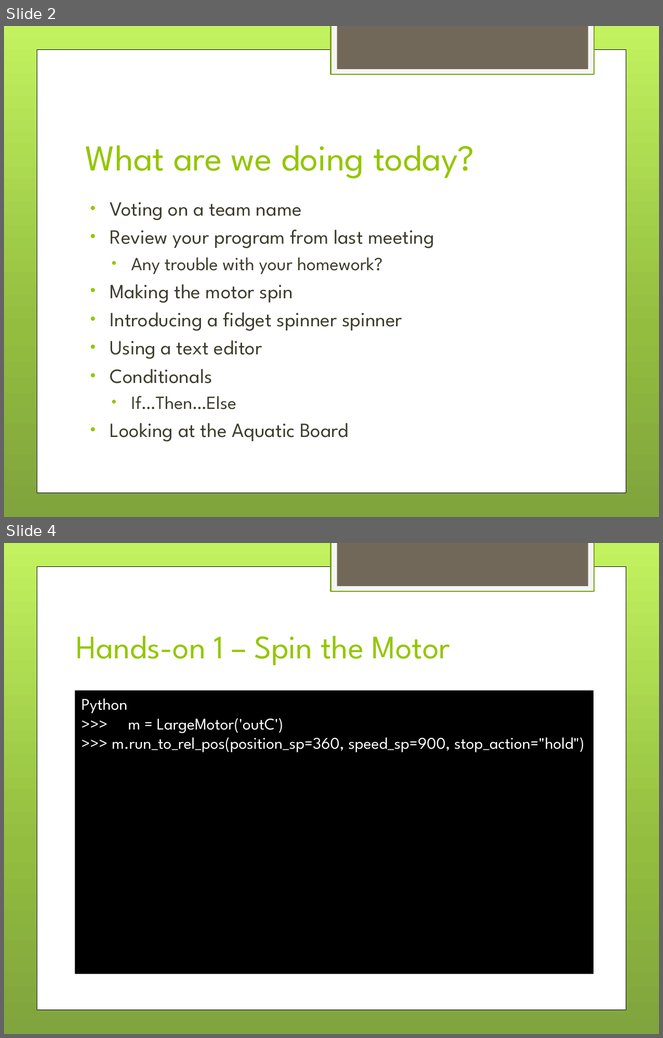
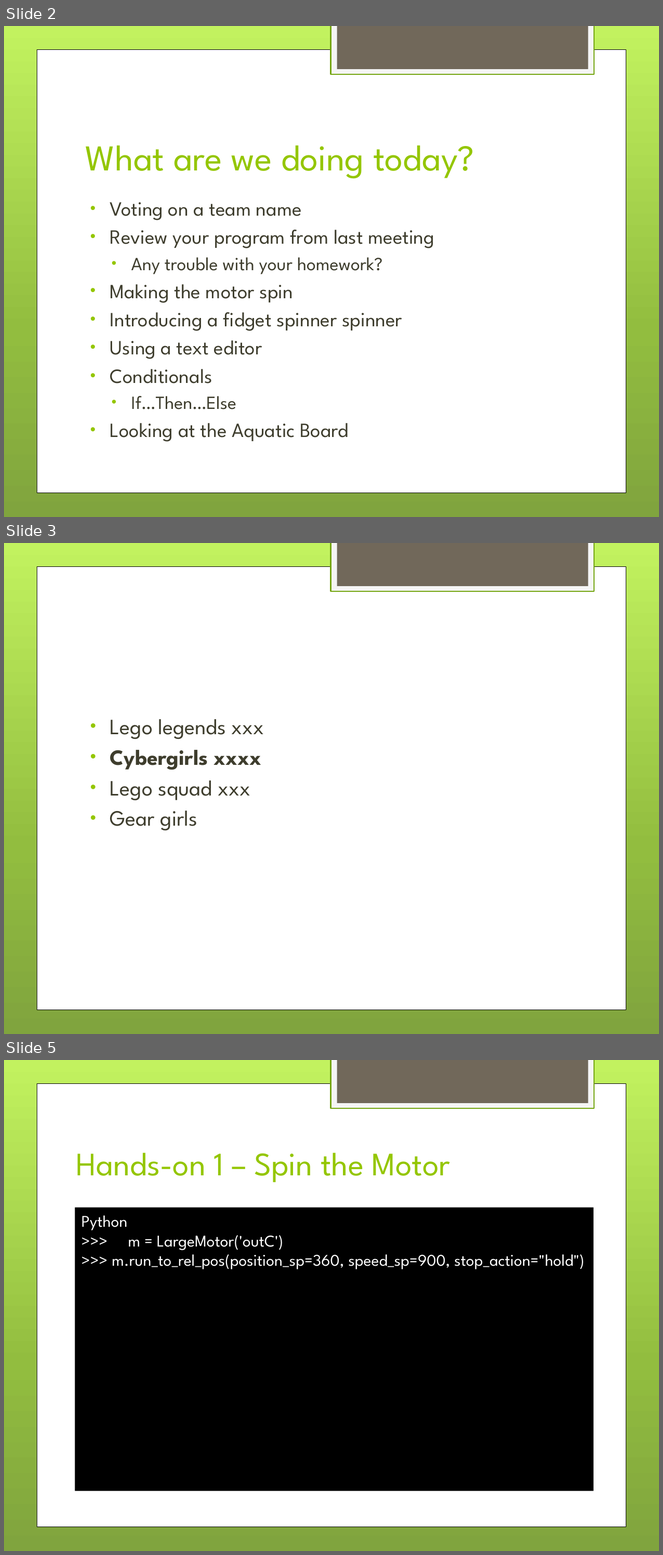
Before and after one commit to drahmel/el-segundo-girl-scouts-robotics-2017, a slide deck: meeting-3-conditionals-motor/Girl Scouts LEGO Robotics - Meeting 3 - Conditionals.pptx. Shown one above the other, each under a label of ours: slides 2 and 4 before the commit, slides 2, 3 and 5 after it; the slides between them are not shown. The pictures are 663x1038 and 663x1555 pixels, drawn with LibreOffice and Linux fonts; fonts in the diff are those of the drawing; background and template pictures are left out. Boxes give left, top, right and bottom in pixels: in the first picture for what was removed or moved away, otherwise in the second. Text is boxed around its words. In the diff, an @@ line names an element or a change of style, - is before the commit and + after.

```diff
--- a/meeting-3-conditionals-motor/Girl Scouts LEGO Robotics - Meeting 3 - Conditionals.pptx
+++ b/meeting-3-conditionals-motor/Girl Scouts LEGO Robotics - Meeting 3 - Conditionals.pptx
@@ slide 3 added at (4,543,659,1034), background gradient #C3F35F to #93BF3F to #81A53E; not listed: 3 template elements that a slide beside it also shows @@
@@ text added at (110,719,265,831), 24 pt, text #3E3D2D @@
+• Lego legends xxx
+• Cybergirls xxxx
+• Lego squad xxx
+• Gear girls
@@ what was slide 4 is now slide 5 @@
```
Also in this commit, not shown: 2 slides changed, 2 other files.
